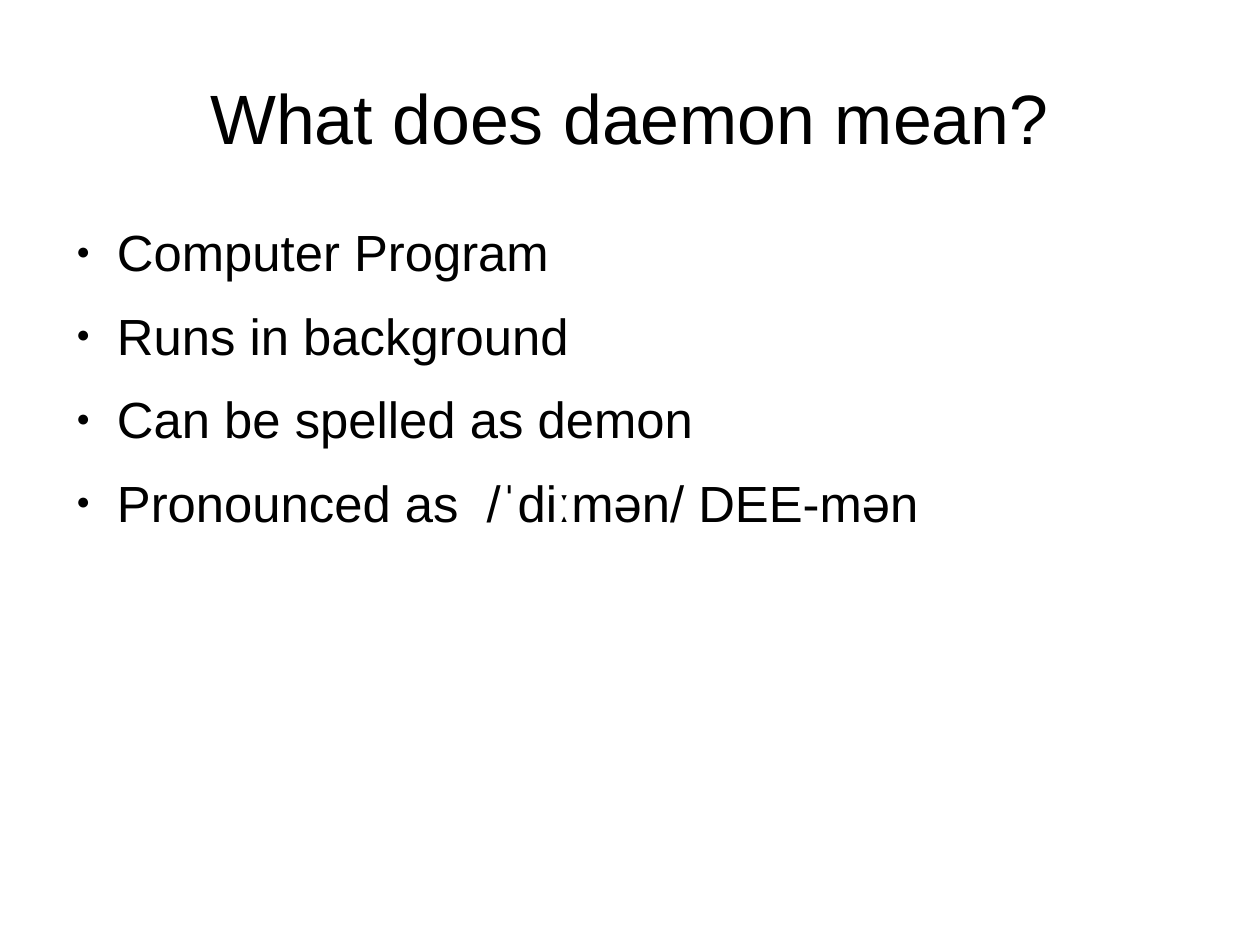
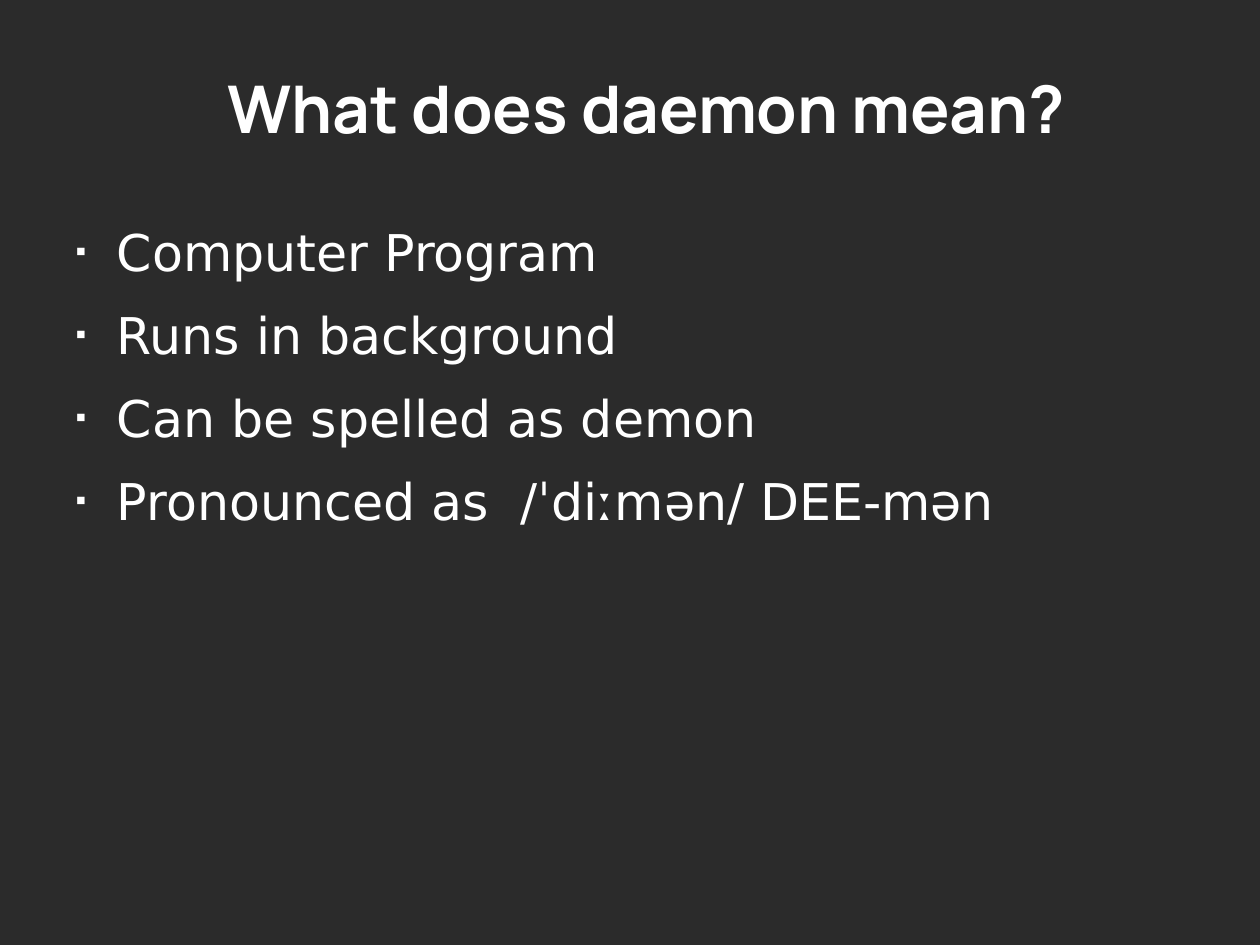
Before and after one commit to Oflameo/openvpn_ws, a slide deck: slide 6 of openvpn.odp. Drawn at 1260x945 pixels with LibreOffice and Linux fonts; fonts in the diff are those of the drawing; background and template pictures are left out; a plain dark background stands for a picture behind light text. Boxes give left, top, right and bottom in pixels: in the first picture for what was removed or moved away, otherwise in the second. Text is boxed around its words. In the diff, an @@ line names an element or a change of style, - is before the commit and + after.

Commit message:
Changed theme.

```diff
--- a/openvpn.odp
+++ b/openvpn.odp
@@ background #FFFFFF to picture (left out) @@
@@ title "What does daemon mean?": place and size @@
-title "What does daemon mean?" at bbox=[210, 93, 1048, 145]
+title "What does daemon mean?" at bbox=[227, 84, 1065, 134]
@@ title "What does daemon mean?" at bbox=[227, 84, 1065, 134]: size 44 to 41.4 pt, font Arial to Manrope, text colour #000000 to #FFFFFF, bold on @@
@@ text "Computer Program" at bbox=[117, 233, 994, 525]: size 32 to 31.9 pt, font Arial to DejaVu Sans, text colour #000000 to #FFFFFF; bullet ● to ■; bullet colour #000000 to #FFFFFF @@
```
Also in this commit, not shown: 5 other slides changed, 2 slides added.
